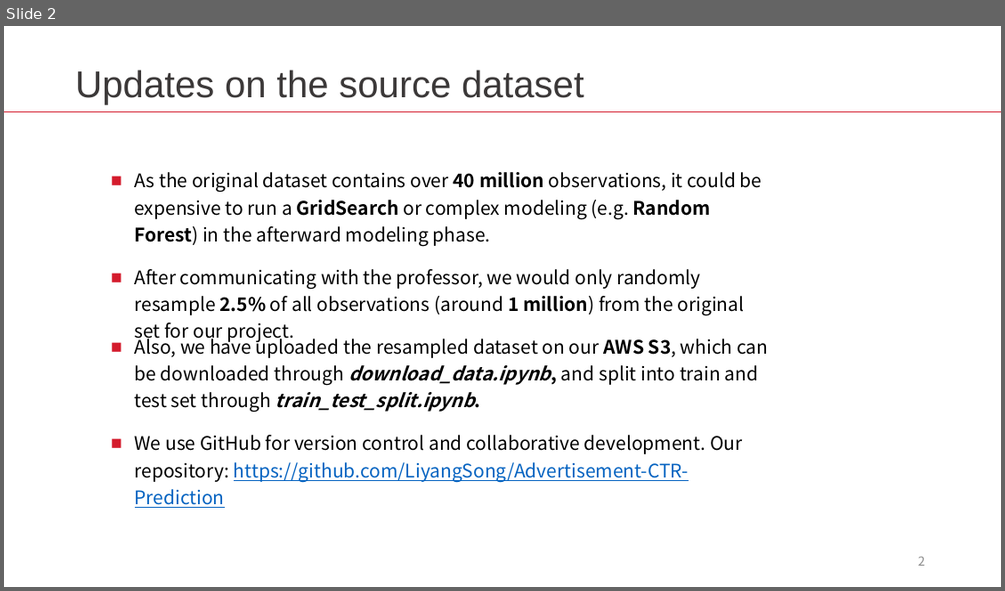
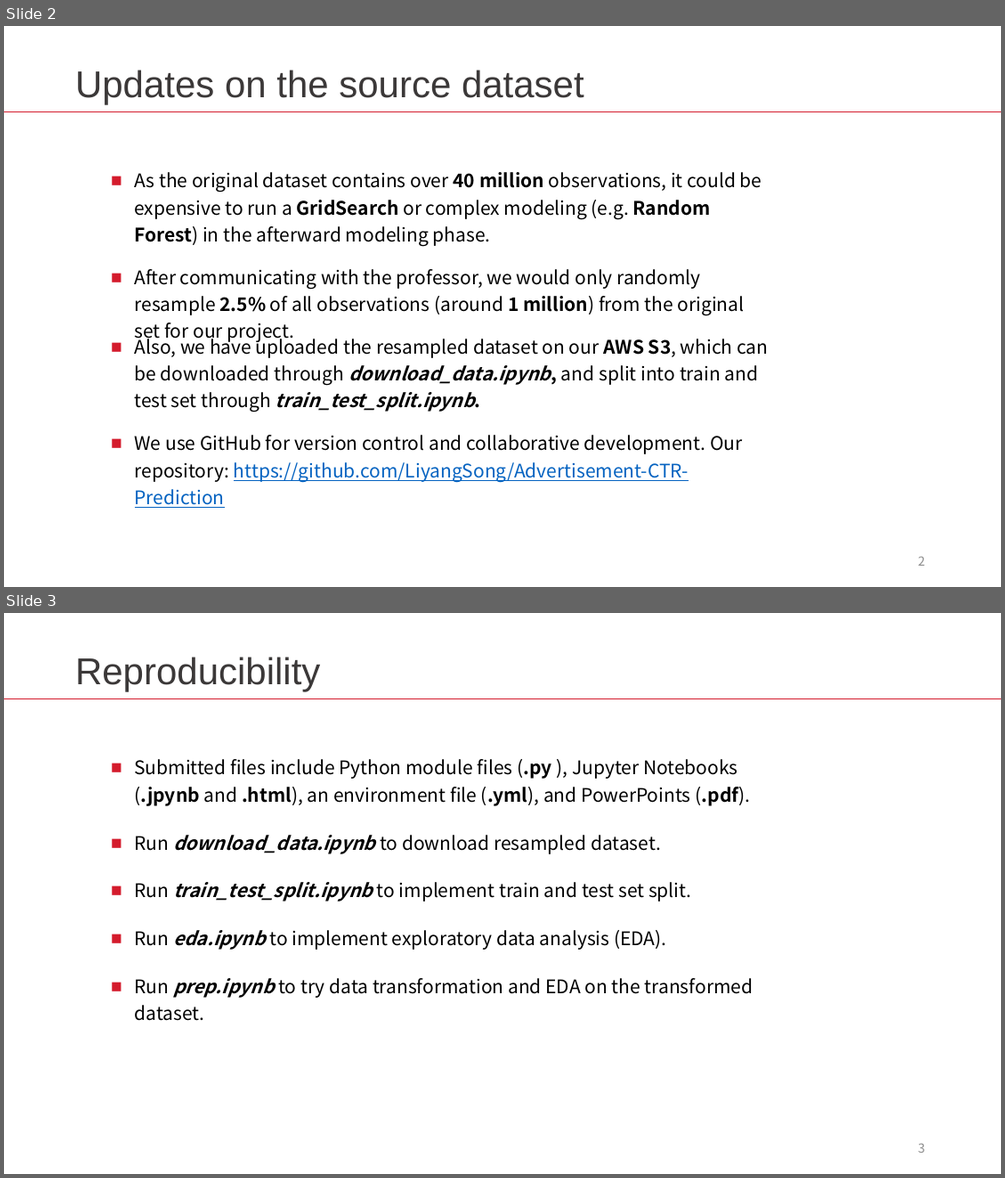
Before and after one commit to LiyangSong/Advertisement-CTR-Prediction, a slide deck: submissions/phase2/eda.pptx. Shown one above the other, each under a label of ours: slide 2 before the commit, slides 2 and 3 after it. The pictures are 1005x591 and 1005x1178 pixels, drawn with LibreOffice and Linux fonts; fonts in the diff are those of the drawing. Boxes give left, top, right and bottom in pixels: in the first picture for what was removed or moved away, otherwise in the second. Text is boxed around its words. In the diff, an @@ line names an element or a change of style, - is before the commit and + after.

```diff
--- a/submissions/phase2/eda.pptx
+++ b/submissions/phase2/eda.pptx
@@ slide 3 added at (x1=4, y1=613, x2=1001, y2=1174), background #FFFFFF @@
@@ text added at (x1=75, y1=657, x2=320, y2=691), 36 pt, text #3B3838 @@
+Reproducibility
@@ rectangle added at (x1=4, y1=698, x2=1001, y2=699), fill #D41B2C @@
@@ text added at (x1=135, y1=759, x2=751, y2=806), 18 pt, text #000000 @@
+■ Submitted files include Python module files (.py ), Jupyter Notebooks (.jpynb and .html), an environment file (.yml), and PowerPoints (.pdf).
@@ text added at (x1=135, y1=835, x2=661, y2=854), 18 pt, text #000000 @@
+■ Run download_data.ipynb to download resampled dataset.
@@ text added at (x1=135, y1=882, x2=691, y2=901), 18 pt, text #000000 @@
+■ Run train_test_split.ipynb to implement train and test set split.
@@ text added at (x1=135, y1=930, x2=666, y2=949), 18 pt, text #000000 @@
+■ Run eda.ipynb to implement exploratory data analysis (EDA).
@@ text added at (x1=135, y1=978, x2=753, y2=997), 18 pt, text #000000 @@
+■ Run prep.ipynb to try data transformation and EDA on the transformed dataset.
@@ page number added at (x1=918, y1=1143, x2=925, y2=1152), 12 pt, text #8C8C8C @@
+3
```
Also in this commit, not shown: 10 other slides added, 1 slide removed, 1 other file.
